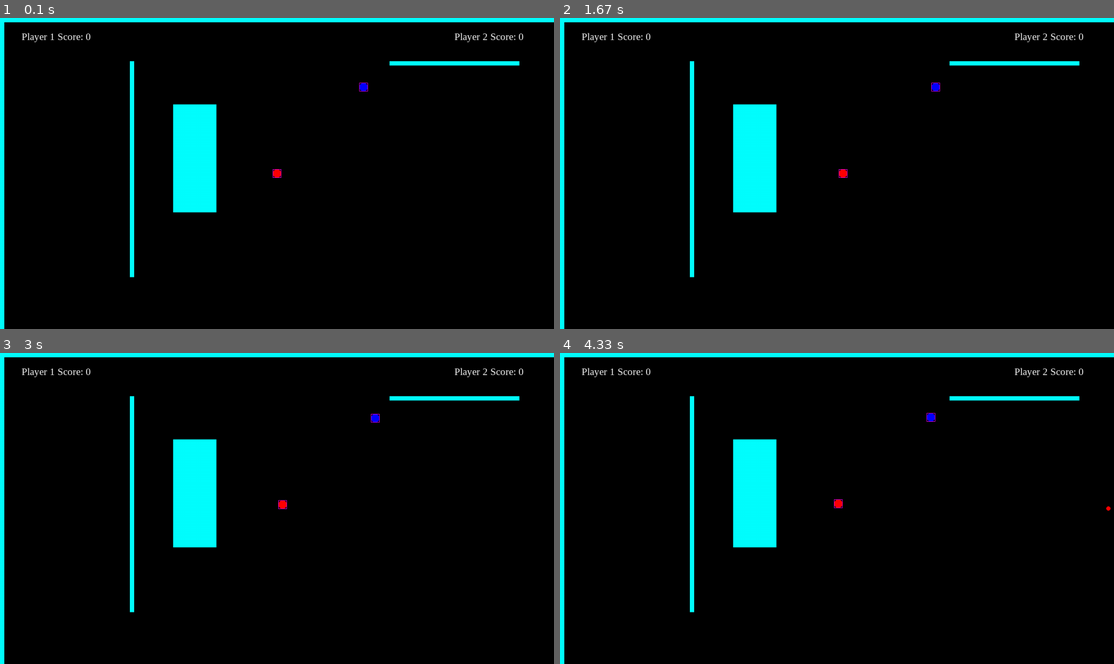
Above: before the commit, frames 1-4 (two rows, left to right).
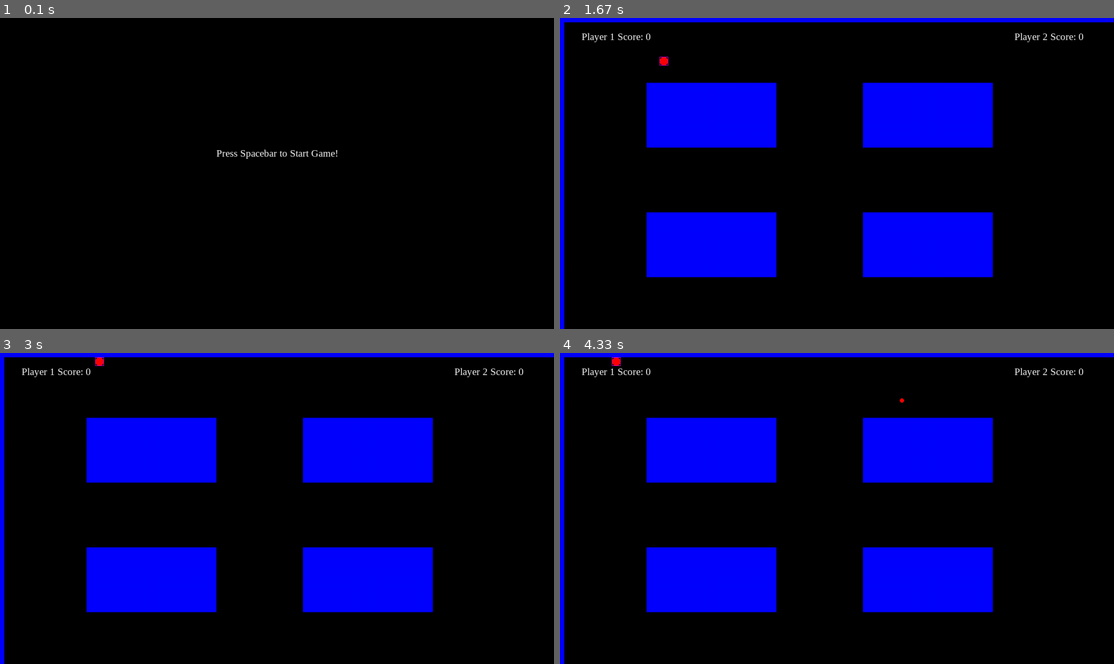
Above: after the commit, the same moments.

Repository: andytgarcia/PygameStartCode
Game: pygame game, started from main.py
Two runs of this game, one before a commit and one after it. Both use one fixed random seed, a clock stepped at 60 frames per second and the inputs below.
Inputs:
- Up to frame 1 (0.1 s): no input
- Up to frame 2 (1.67 s): tap Space at 0.33, 0.73, 1.03, 1.23, 1.53 s; hold M 0.67-1.13 s; hold Right 0.67-1.13 s; hold Right 1.17-1.63 s; hold D 1.17-1.63 s
- Up to frame 3 (3 s): hold Up 1.67-1.97 s; hold W 1.67-1.97 s; tap Space at 1.73, 2.07, 2.37, 2.57, 2.87 s; hold Right 2-2.47 s; hold D 2-2.47 s; tap F at 2.15 s; hold Left from 2.5 s (still down); hold A from 2.5 s (still down)
- Up to frame 4 (4.33 s): release Left at 3.03 s; release A at 3.03 s; hold Down 3.07-3.37 s; hold S 3.07-3.37 s; tap Space at 3.13, 3.47, 3.77, 3.9, 4.3 s; hold Left 3.4-3.8 s; hold A 3.4-3.8 s; tap F at 3.55 s; hold Up 3.83-4.2 s; hold W 3.83-4.2 s; hold Right from 4.23 s (still down); hold D from 4.23 s (still down)

The runs differ from the first frame. In frame 1, 6.4% of the frame differs, in the area x 0-100%, y 0-100%; in frame 2, 24%; in frame 3, 24%; in frame 4, 24%.

Commit message:
add random colors

Diff:
--- a/main.py
+++ b/main.py
@@ -1,98 +1,177 @@
 import random
-
 import pygame
-
 import time
 
+
+#declare variables
 player1 = {"x": 640,
-          "y": 360,
+          "y" : 360,
           "oldx": 640,
-          "oldy": 360,
+          "oldy:" : 360,
           "size": 10,
-          "speed": .5,
-          "color": pygame.Color(255, 0, 0),
+          "speed": 5,
+          "color": pygame.Color(255,0,0),
+          "lastDir": "right",
+          "shotTimeStamp": 0,
+          "nextShot": 0,
+          "score": 0}
+
+player2 = {"x": 840,
+           "y" : 160,
+           "oldx": 840,
+           "oldy:" : 160,
+           "size": 10,
+           "speed": 5,
+           "color": pygame.Color(0,255,0),
            "lastDir": "right",
            "shotTimeStamp": 0,
            "nextShot": 0,
            "score": 0}
 
-
-player2 =  {"x": 840,
-          "y": 160,
-          "oldx": 840,
-          "oldy": 160,
-          "size": 10,
-          "speed": .5,
-          "color": pygame.Color(0, 0, 255),
-            "lastDir": "right",
-            "shotTimeStamp": 0,
-            "nextShot": 0,
-            "score": 0}
-
-map = []
-
-bullets = [] #list of bullets in the game
-"""
-bullets[0] = x
-bullets[1] = y
-bullets[2] = size
-bullets[3] = player
-bullets[4] = color
-bullets[5] = x velocity
-bullets[6] = y velocity
-"""
+map = [] #a list of rectangles
+bullets = [] #a list of bullets in the game
+gameState = "start" #start, playing, end
+randColor = []
+
+def randomizeColors():
+    randColor.append(random.randint(0, 255))
+    randColor.append(random.randint(0, 255))
+    randColor.append(random.randint(0, 255))
+
+
+
+def drawMap():
+    for currentRect in map:
+        #draw a rectangle?
+        pygame.draw.rect(screen,pygame.Color(0,0,255),currentRect)
+
+def createMap1():
+    #map.append(pygame.Rect(400,200,100,250))
+    #map.append(pygame.Rect(300,100,10,500))
+    map.append(pygame.Rect(0,0,1280,10))
+    map.append(pygame.Rect(0,0,10,720))
+    map.append(pygame.Rect(200, 150, 300, 150))
+    map.append(pygame.Rect(700, 150, 300, 150))
+    map.append(pygame.Rect(200, 450, 300, 150))
+    map.append(pygame.Rect(700, 450, 300, 150))
+    #map.append(pygame.Rect(900,100,300,10))
+
+def checkPlayerCollision(player):
+    playerRect = getPlayerCollisionRectangle(player)
+
+    for wall in map:
+        if pygame.Rect.colliderect(playerRect,wall):
+            # reverse the move back to their previous position
+            player["x"] = player["oldx"]
+            player["y"] = player["oldy"]
+            #player["color"] = (random.randint(0, 255),
+            #                    random.randint(0,255),
+            #                    random.randint(0,255))
 
 
 def getPlayerCollisionRectangle(player):
     return pygame.Rect(player["x"] - player["size"], player["y"] - player["size"], player["size"] * 2, player["size"] * 2)
 
-def drawMap():
-    for currentRect in map:
-        #draw a rectangle
-        pygame.draw.rect(screen, pygame.Color(0, 255, 255), currentRect)
-
-def createmap1():
-    map.append(pygame.Rect(400, 200, 100, 250))
-    map.append(pygame.Rect(300, 100, 10, 500))
-    map.append(pygame.Rect(0, 0, 1280, 10))
-    map.append(pygame.Rect(0, 0, 10, 720))
-    map.append(pygame.Rect(900, 100, 300, 10))
-
+def drawPlayerCollisionBox(player):
+    pygame.draw.rect(screen, pygame.Color(255,0,255), getPlayerCollisionRectangle(player), 1)
 
 def clearScreen():
-
-    pygame.draw.rect(screen, pygame.Color(0, 0, 0), (0,0, 1280, 720))
+    pygame.draw.rect(screen, pygame.Color(0,0,0), (0,0,1280,720))
 
 def drawPlayers():
     pygame.draw.circle(screen, player1["color"], (player1["x"], player1["y"]), player1["size"])
     pygame.draw.circle(screen, player2["color"], (player2["x"], player2["y"]), player2["size"])
 
-
 def drawBullets():
     for b in bullets:
         pygame.draw.circle(screen, b["color"], (b["x"], b["y"]), b["size"])
 
+def newRound():
+    #remove all the bullets
+    bullets.clear()
+
+    #reset the player locations
+    player1["x"] = 100;
+    player1["y"] = 100;
+    player2["x"] = 1150;
+    player2["y"] = 600;
+
+def updateBullets():
+    global gameState
+    for b in bullets:
+        #move the bullet
+        b["x"] += b["xvel"]
+        b["y"] += b["yvel"]
+
+        #if bullet is off screen remove it
+        if isOffScreen(b["x"], b["y"]):
+            bullets.remove(b) #kill this bullet
+
+        #check if the bullet is hitting a player
+        player1Rect = getPlayerCollisionRectangle(player1)
+        player2Rect = getPlayerCollisionRectangle(player2)
+        bulletRect = pygame.Rect(b["x"] - b["size"], b["y"] - b["size"], b["size"] * 2, b["size"] * 2)
+        if pygame.Rect.colliderect(bulletRect, player1Rect) and b["owner"] == "p2":
+            player2["score"] += 1
+            if player2["score"] == 2:
+                gameState = "end"
+            newRound()
+        elif pygame.Rect.colliderect(bulletRect, player2Rect) and b["owner"] == "p1":
+            player1["score"] += 1
+            if player1["score"] == 2:
+                gameState = "end"
+            newRound()
+
+        #check this bullet for collision with every wall
+        for wall in map:
+            bulletRect = pygame.Rect(b["x"] - b["size"], b["y"] - b["size"], b["size"] * 2, b["size"] * 2)
+            if pygame.Rect.colliderect(wall, bulletRect):
+                b["xvel"] *= -1
+                b["yvel"] *= -1
+
+def isOffScreen(x, y):
+    if x < 0 or x > 1280 or y < 0 or y > 720:
+        return True
+    else:
+        return False
+
+def checkEndScreenKeyPresses():
+    global gameState
+    keys = pygame.key.get_pressed()
+    if keys[pygame.K_RETURN]:
+        gameState = "start"
+
+def checkStartScreenKeyPresses():
+    global gameState
+    keys = pygame.key.get_pressed()
+    if keys[pygame.K_SPACE]:
+        newRound()
+        player1["score"] = 0
+        player2["score"] = 0
+        gameState = "playing"
 
 def playerMovement():
     keys = pygame.key.get_pressed()
+
+    #remember where the player was BEFORE movement
     player1["oldx"] = player1["x"]
     player1["oldy"] = player1["y"]
-
     player2["oldx"] = player2["x"]
     player2["oldy"] = player2["y"]
 
+    #player 1 keys
     if keys[pygame.K_d]:
         player1["x"] += player1["speed"]
         player1["lastDir"] = "right"
+    if keys[pygame.K_w]:
+        player1["y"] -= player1["speed"]
+        player1["lastDir"] = "up"
     if keys[pygame.K_s]:
         player1["y"] += player1["speed"]
         player1["lastDir"] = "down"
     if keys[pygame.K_a]:
         player1["x"] -= player1["speed"]
         player1["lastDir"] = "left"
-    if keys[pygame.K_w]:
-        player1["y"] -= player1["speed"]
-        player1["lastDir"] = "up"
     if keys[pygame.K_f] and player1["nextShot"] < time.time_ns():
         if player1["lastDir"] == "right":
             bullets.append({"x": player1["x"],
@@ -102,17 +181,17 @@
                             "color": player1["color"],
                             "xvel": 20,
                             "yvel": 0})
-            player1["nextShot"] = time.time_ns() + 100000000
-
+            #I think 1000 ns is equals to 1 second
+            player1["nextShot"] = time.time_ns() + 1_000_000_000;
         elif player1["lastDir"] == "left":
             bullets.append({"x": player1["x"],
-                                "y": player1["y"],
-                                "size": 5,
-                                "owner": "p1",
-                                "color": player1["color"],
-                                "xvel": -20,
-                                "yvel": 0})
-            player1["nextShot"] = time.time_ns() + 100000000
+                            "y": player1["y"],
+                            "size": 5,
+                            "owner": "p1",
+                            "color": player1["color"],
+                            "xvel": -20,
+                            "yvel": 0})
+            player1["nextShot"] = time.time_ns() + 1_000_000_000;
         elif player1["lastDir"] == "up":
             bullets.append({"x": player1["x"],
                             "y": player1["y"],
@@ -121,8 +200,7 @@
                             "color": player1["color"],
                             "xvel": 0,
                             "yvel": -20})
-            player1["nextShot"] = time.time_ns() + 100000000
-
+            player1["nextShot"] = time.time_ns() + 1_000_000_000;
         elif player1["lastDir"] == "down":
             bullets.append({"x": player1["x"],
                             "y": player1["y"],
@@ -131,25 +209,23 @@
                             "color": player1["color"],
                             "xvel": 0,
                             "yvel": 20})
-            player1["nextShot"] = time.time_ns() + 100000000
-
-
-
-
-
-    #p2
+            player1["nextShot"] = time.time_ns() + 1_000_000_000;
+
+
+
+    #player 2 keys
     if keys[pygame.K_RIGHT]:
         player2["x"] += player2["speed"]
         player2["lastDir"] = "right"
+    if keys[pygame.K_UP]:
+        player2["y"] -= player2["speed"]
+        player2["lastDir"] = "up"
     if keys[pygame.K_DOWN]:
         player2["y"] += player2["speed"]
         player2["lastDir"] = "down"
     if keys[pygame.K_LEFT]:
         player2["x"] -= player2["speed"]
         player2["lastDir"] = "left"
-    if keys[pygame.K_UP]:
-        player2["y"] -= player2["speed"]
-        player2["lastDir"] = "up"
     if keys[pygame.K_m] and player2["nextShot"] < time.time_ns():
         if player2["lastDir"] == "right":
             bullets.append({"x": player2["x"],
@@ -159,17 +235,17 @@
                             "color": player2["color"],
                             "xvel": 20,
                             "yvel": 0})
-            player2["nextShot"] = time.time_ns() + 100000000
-
+            #I think 1000 ns is equals to 1 second
+            player2["nextShot"] = time.time_ns() + 1_000_000_000;
         elif player2["lastDir"] == "left":
             bullets.append({"x": player2["x"],
-                                "y": player2["y"],
-                                "size": 5,
-                                "owner": "p2",
-                                "color": player2["color"],
-                                "xvel": -20,
-                                "yvel": 0})
-            player2["nextShot"] = time.time_ns() + 100000000
+                            "y": player2["y"],
+                            "size": 5,
+                            "owner": "p2",
+                            "color": player2["color"],
+                            "xvel": -20,
+                            "yvel": 0})
+            player2["nextShot"] = time.time_ns() + 1_000_000_000;
         elif player2["lastDir"] == "up":
             bullets.append({"x": player2["x"],
                             "y": player2["y"],
@@ -178,8 +254,7 @@
                             "color": player2["color"],
                             "xvel": 0,
                             "yvel": -20})
-            player2["nextShot"] = time.time_ns() + 100000000
-
+            player2["nextShot"] = time.time_ns() + 1_000_000_000;
         elif player2["lastDir"] == "down":
             bullets.append({"x": player2["x"],
                             "y": player2["y"],
@@ -188,104 +263,76 @@
                             "color": player2["color"],
                             "xvel": 0,
                             "yvel": 20})
-            player2["nextShot"] = time.time_ns() + 100000000
-
-
-
-def updateBullets():
-    for b in bullets:
-        b["x"] += b["xvel"] #x += x velocity
-        b["y"] += b["yvel"] #y += y velocity
-        if ifOffScreen(b["x"], b["y"]):
-            bullets.remove(b)
-
-        player1Rectangle = getPlayerCollisionRectangle(player1)
-        player2Rectangle = getPlayerCollisionRectangle(player2)
-        bulletRect = pygame.Rect(b["x"] - b["size"], b["y"] - b["size"], b["size"] * 2, b["size"] * 2)
-        if pygame.Rect.colliderect(bulletRect, player1Rectangle) and b["owner"] == "p2":
-            player2["score"] += 100
-            newRound()
-        if pygame.Rect.colliderect(bulletRect, player2Rectangle) and b["owner"] == "p1":
-            player1["score"] += 100
-            newRound()
-
-        #check this bullet for collision in every wall
-        for wall in map:
-            bulletRect = pygame.Rect(b["x"] - b["size"], b["y"] - b["size"], b["size"] * 2, b["size"] * 2)
-            if pygame.Rect.colliderect(wall, bulletRect):
-                b["xvel"] *= -1
-                b["yvel"] *= -1
-
-
-def ifOffScreen(x, y):
-    if x <0 or x > 1280 or y < 0 or y > 720:
-        return True
-    else:
-        return False
-
-def checkPlayerCollision(player):
-    playRect = getPlayerCollisionRectangle(player)
-    for wall in map:
-        if pygame.Rect.colliderect(playRect, wall):
-            player["x"] = player["oldx"]
-            player["y"] = player["oldy"]
-            print("Collision")
-            #player["color"] = (random.randint(0, 255),
-             #                   random.randint(0, 255),
-              #                  random.randint(0, 255))
-
-
-
-
-def drawPlayerCollisionBox(player):
-    pygame.draw.rect(screen, pygame.Color(255, 0, 255), getPlayerCollisionRectangle(player), 1)
-
-
-def newRound():
-    bullets.clear()
-    player1["x"] = 100
-    player1["y"] = 100
-    player2["x"] = 900
-    player2["y"] = 600
-
-
+            player2["nextShot"] = time.time_ns() + 1_000_000_000;
+
+# HUD - Heads Up Display
 def drawHUD():
-    textSurface = myfont.render("Player 1 Score: " + str(player1["score"]), True, (255, 255, 255))
+    textSurface = timesFont.render("Player 1 Score: " + str(player1["score"]), True, (255,255,255))
     screen.blit(textSurface, (50, 30))
-    textSurface = myfont.render("Player 2 Score: " + str(player2["score"]), True, (255, 255, 255))
+    textSurface = timesFont.render("Player 2 Score: " + str(player2["score"]), True, (255,255,255))
     screen.blit(textSurface, (1050, 30))
 
-# start of program
-pygame.init()  # start engine
-pygame.font.init()
-myfont = pygame.font.SysFont('Times New Roman', 23)
-FPS = 60  # 60 frames per second
+def drawEndScreen():
+    textSurface = timesFont.render("GAME OVER", True, (255,255,255))
+    screen.blit(textSurface, (575, 300))
+    if player1["score"] > player2["score"]:
+        textSurface = timesFont.render("Red Player Wins", True, (255,255,255))
+        screen.blit(textSurface, (575, 350))
+    if player2["score"] > player1["score"]:
+        textSurface = timesFont.render("Green Player Wins", True, (255,255,255))
+        screen.blit(textSurface, (575, 350))
+
+    textSurface = timesFont.render("Press the Enter Key to Continue", True, (255,255,255))
+    screen.blit(textSurface, (575, 400))
+
+
+def drawStartScreen():
+    clearScreen()
+    textSurface = timesFont.render("Press Spacebar to Start Game!", True, (255,255,255))
+    screen.blit(textSurface, (500, 300))
+
+#start of the program
+pygame.init() #start the pygame engine
+pygame.font.init() #start the font engine
+timesFont = pygame.font.SysFont('Times New Roman', 23) #load a font for use
+FPS = 60 #keep game at 60 FPS
 fpsClock = pygame.time.Clock()
-screen = pygame.display.set_mode((1280, 720))
+screen = pygame.display.set_mode((1280,720))
 gameOver = False
-createmap1()
-
-while not gameOver:
+createMap1()
+
+while(not gameOver):
+    #loop through and empty the event queue, key presses
+    #buttons, clicks, etc.
     for event in pygame.event.get():
+        #if the event is a click on the "x" close button
         if event.type == pygame.QUIT:
             gameOver = True
-
-    playerMovement()
-
-
-    updateBullets()
-    checkPlayerCollision(player1)
-    checkPlayerCollision(player2)
-
-
-    #draw code
-    clearScreen()
-    drawMap()
-    drawBullets()
-    drawPlayers()
-    drawPlayerCollisionBox(player1)
-    drawPlayerCollisionBox(player2)
-    drawHUD()
-
-
+    if gameState == "start":
+        checkStartScreenKeyPresses()
+        drawStartScreen()
+    if gameState == "end":
+        checkEndScreenKeyPresses()
+        drawEndScreen()
+    if gameState == "playing":
+        #player input
+        playerMovement()
+
+        #ai
+        updateBullets()
+        checkPlayerCollision(player1)
+        checkPlayerCollision(player2)
+
+        #draw code
+        clearScreen()
+        drawMap()
+        drawBullets()
+        drawPlayers()
+        drawPlayerCollisionBox(player1)
+        drawPlayerCollisionBox(player2)
+        drawHUD()
+
+    #put all the graphics on the screen
+    #should be the LAST LINE of game code
     pygame.display.flip()
+    fpsClock.tick(FPS) #slow the game down to 60 loops a second
